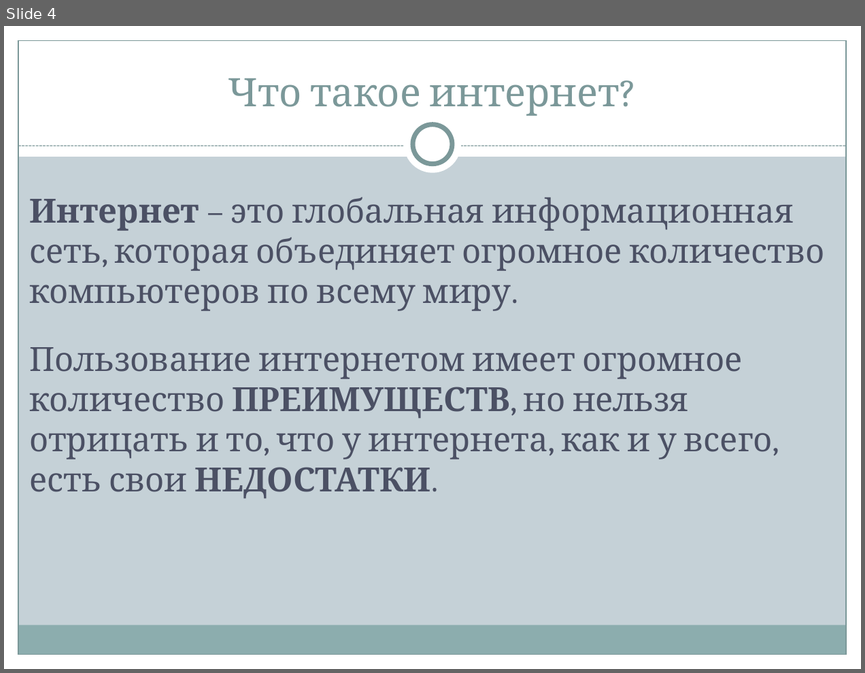
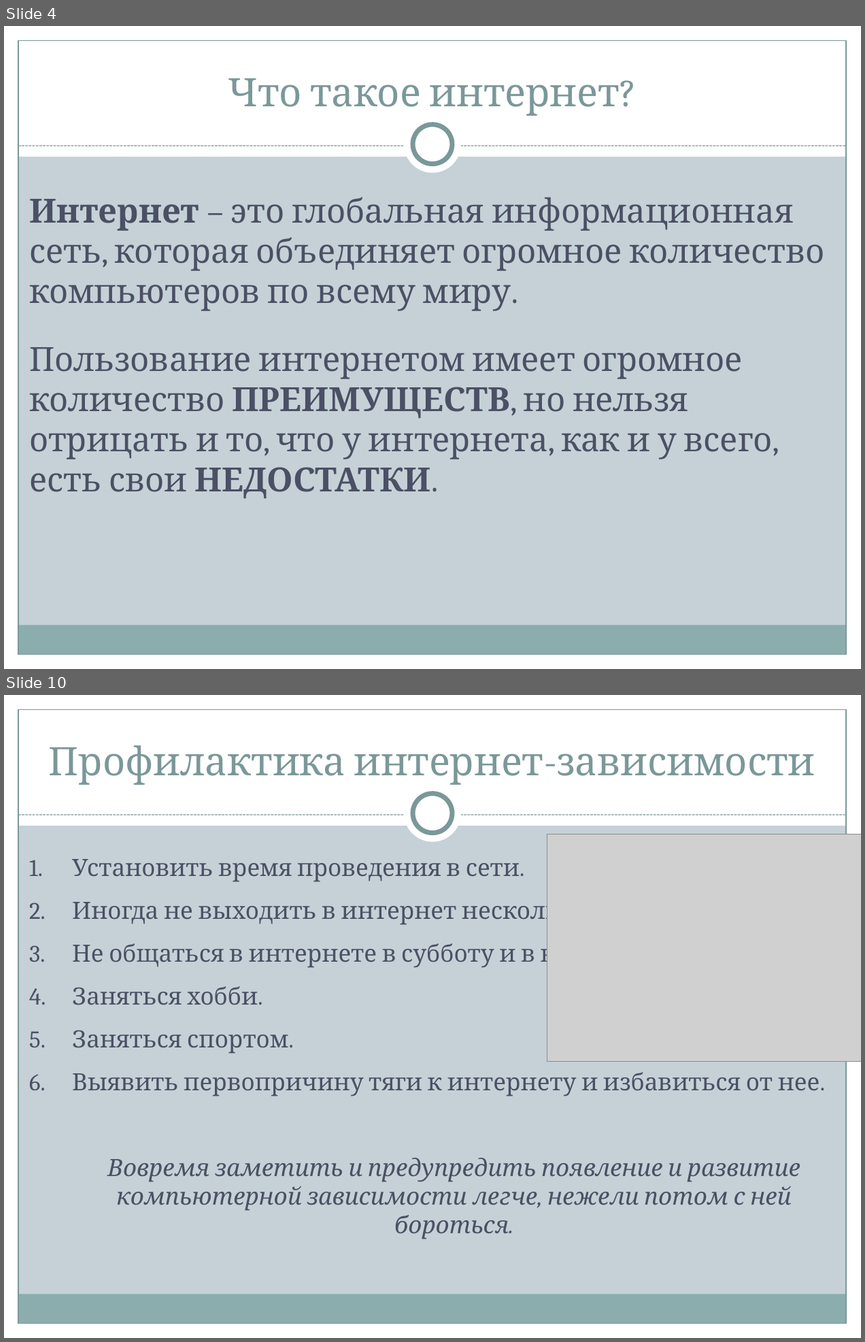
Before and after one commit to Ivan2802/itog_project_9, a slide deck: Проект.pptx. Shown one above the other, each under a label of ours: slide 4 before the commit, slides 4 and 10 after it; the slides between them are not shown. The pictures are 865x673 and 865x1342 pixels, drawn with LibreOffice and Linux fonts; fonts in the diff are those of the drawing; grey boxes stand for pictures. Boxes give left, top, right and bottom in pixels: in the first picture for what was removed or moved away, otherwise in the second. Text is boxed around its words. In the diff, an @@ line names an element or a change of style, - is before the commit and + after.

```diff
--- a/Проект.pptx
+++ b/Проект.pptx
@@ slide 10 added at [4, 695, 861, 1338], background #C5D1D7; not listed: 9 template elements that a slide beside it also shows @@
@@ title added at [49, 745, 815, 785], 33 pt, text #7C999A @@
+Профилактика интернет-зависимости
@@ picture added at [547, 834, 861, 1061] @@
@@ text added at [72, 859, 820, 1239], 20 pt, text #4B5064 @@
+1. Установить время проведения в сети.
+2. Иногда не выходить в интернет несколько дней.
+3. Не общаться в интернете в субботу и в воскресенье.
+4. Заняться хобби.
+5. Заняться спортом.
+6. Выявить первопричину тяги к интернету и избавиться от нее.
+Вовремя заметить и предупредить появление и развитие компьютерной зависимости легче, нежели потом с ней бороться.
```
Also in this commit, not shown: 3 slides changed, 7 other slides added, 2 slides removed, 26 other files.
